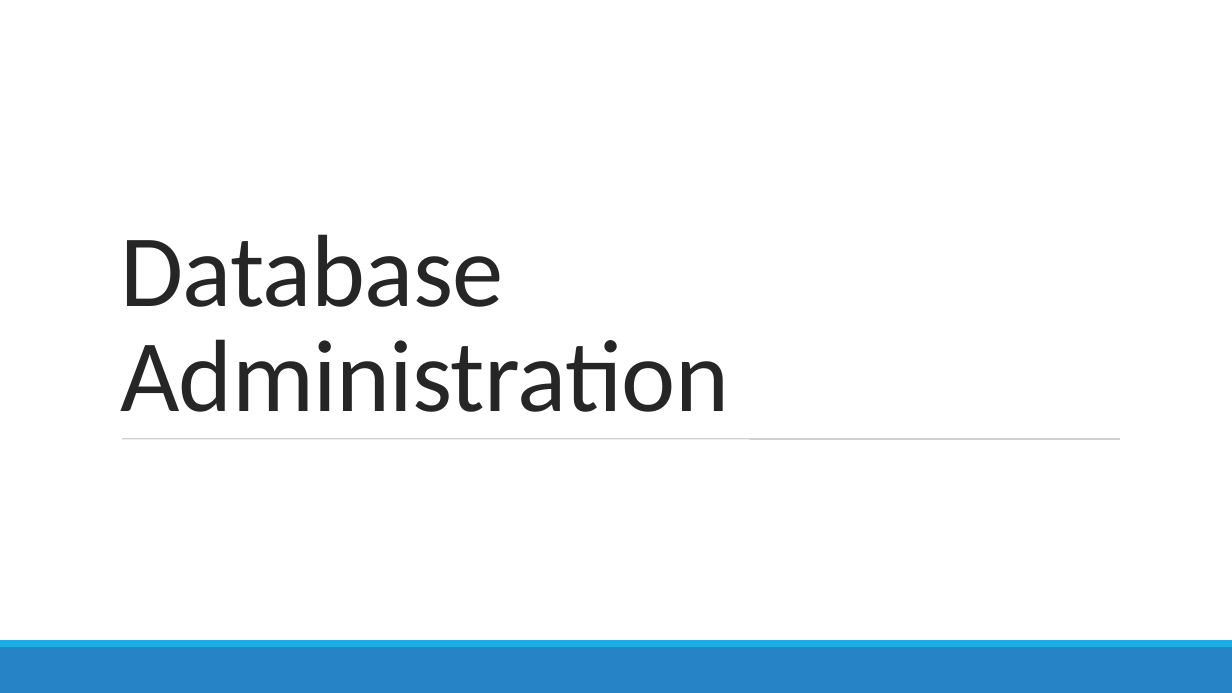
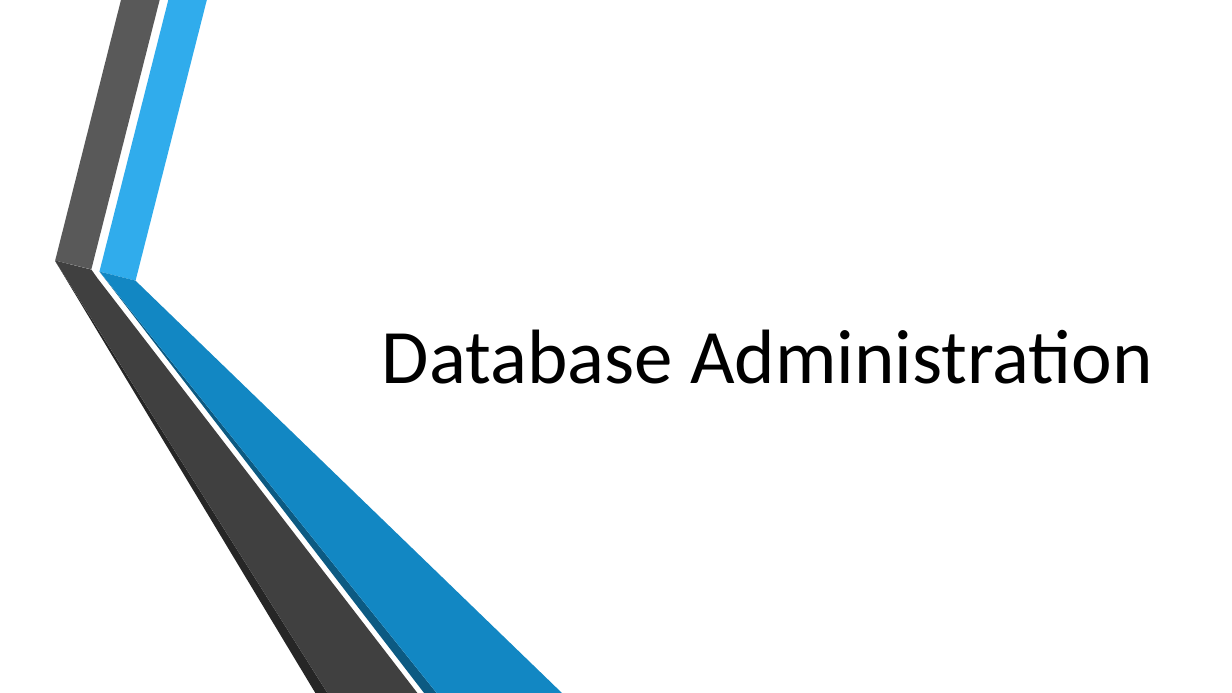
Before and after one commit to MGIS-UMN/GIS5577_week9, a slide deck: slide 1 of Database_Administration.odp. Drawn at 1232x693 pixels with LibreOffice and Linux fonts; fonts in the diff are those of the drawing; background and template pictures are left out. Boxes give left, top, right and bottom in pixels: in the first picture for what was removed or moved away, otherwise in the second. Text is boxed around its words. In the diff, an @@ line names an element or a change of style, - is before the commit and + after.

```diff
--- a/Database_Administration.odp
+++ b/Database_Administration.odp
@@ title "Database Administration": place and size @@
-title "Database Administration" at bbox=[120, 234, 729, 412]
+title "Database Administration" at bbox=[382, 329, 1152, 384]
@@ title "Database Administration" at bbox=[382, 329, 1152, 384]: size 80 to 60 pt, text colour #262626 to #000000, letter spacing -0.5 to 0 pt; alignment left to right; line spacing 0.85 to 1 @@
@@ group added at bbox=[55, 0, 563, 693]: 6 freeform shapes @@
@@ line removed from (122, 439) to (1120, 439) @@
@@ freeform shape removed at bbox=[0, 647, 1232, 693] @@
@@ freeform shape removed at bbox=[0, 640, 1232, 647] @@
```
Also in this commit, not shown: 24 other slides changed, 1 other file.
